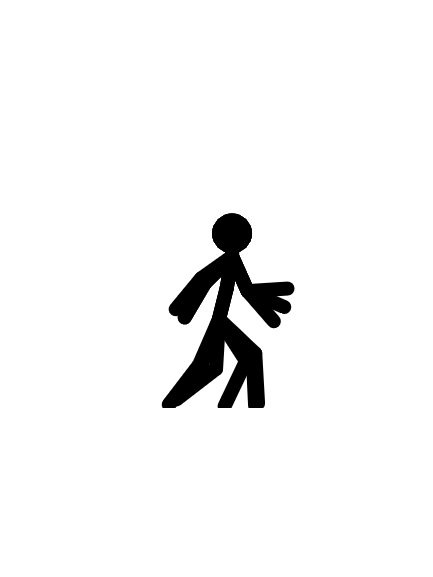
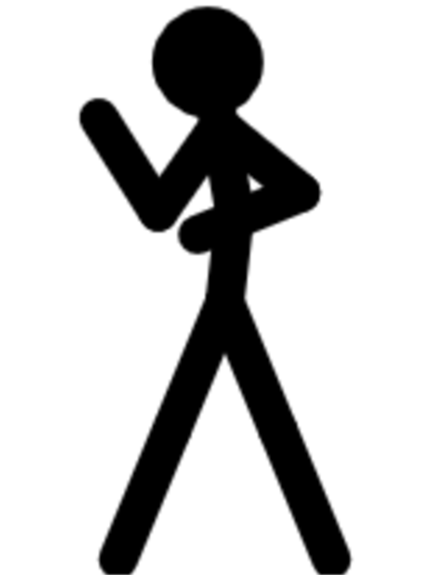
Layered file, before and after one edit (433×577). Changes by layer:
hid "Sticky_0007.png", painted on it over (76, 33, 355, 575)
hid "Sticky_0006.png", painted on it over (76, 33, 355, 575)
added layer "Sticky_0013.png" above "Sticky_0011.png" over (76, 4, 355, 575)
hid "Sticky_0005.png", painted on it over (76, 33, 355, 575)
